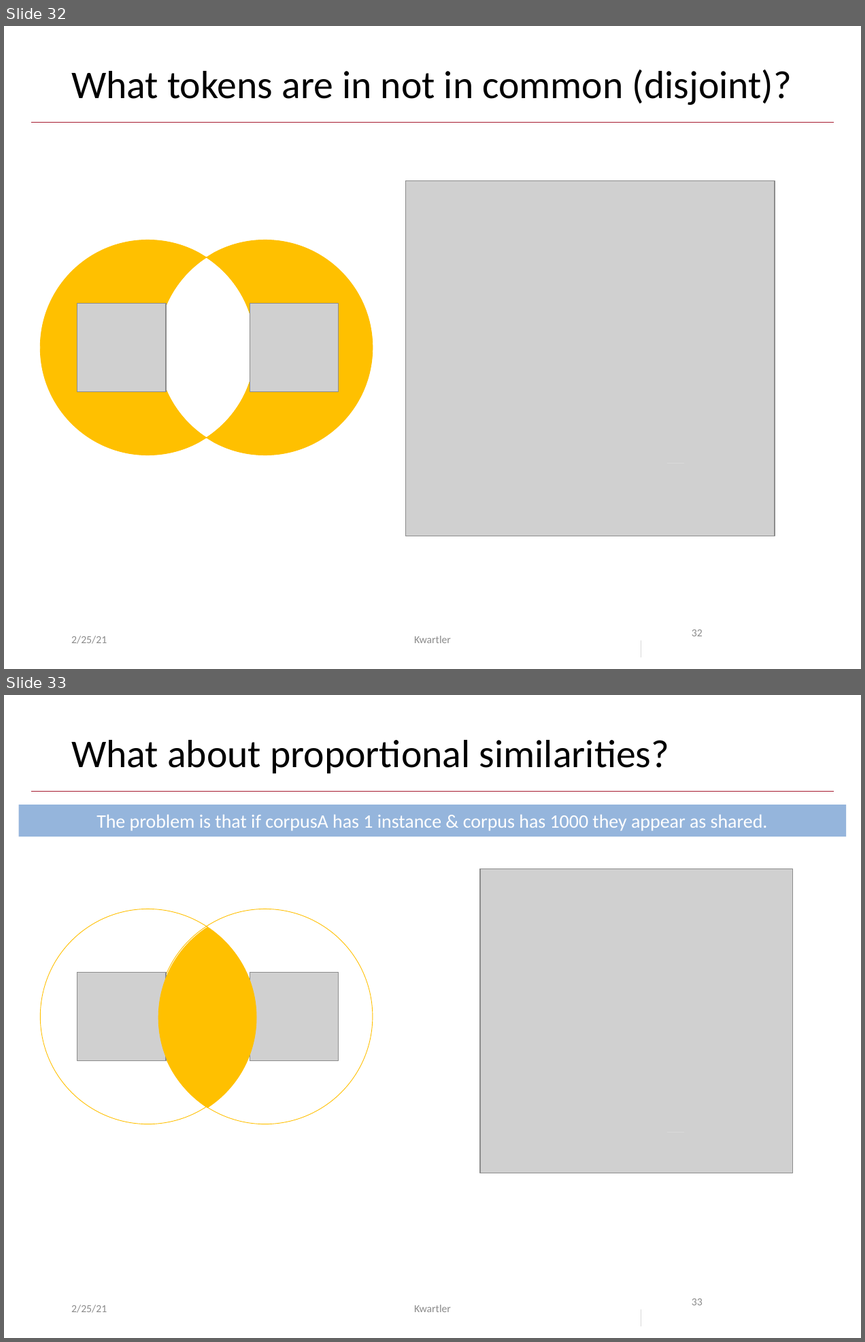
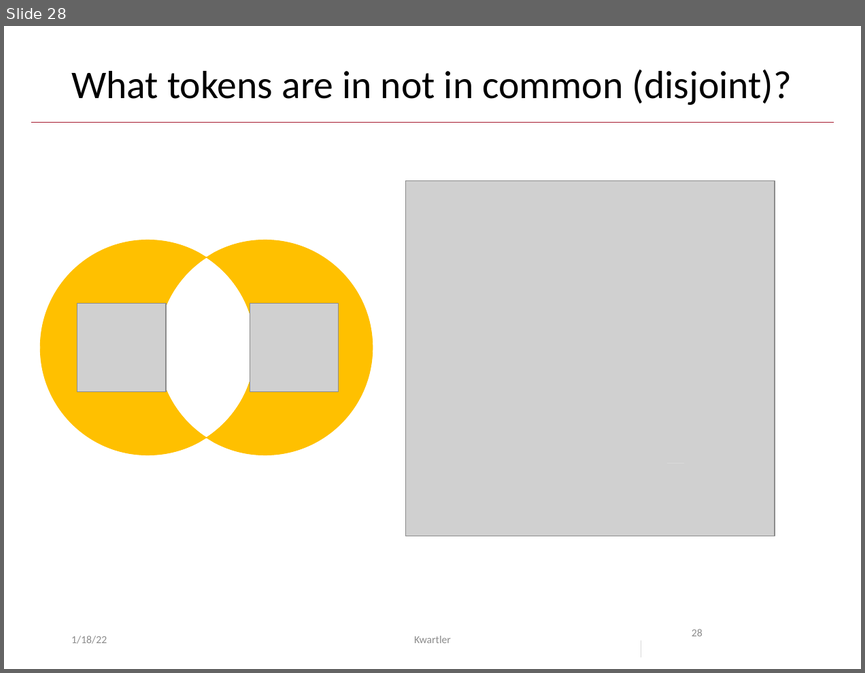
Before and after one commit to kwartler/Hult_NLP_student_intensive, a slide deck: lessons/class2/Class2E_wordclouds.pptx. Shown one above the other, each under a label of ours: slides 32 and 33 before the commit, slide 28 after it. The pictures are 865x1342 and 865x673 pixels, drawn with LibreOffice and Linux fonts; fonts in the diff are those of the drawing; grey boxes stand for pictures. Boxes give left, top, right and bottom in pixels: in the first picture for what was removed or moved away, otherwise in the second. Text is boxed around its words. In the diff, an @@ line names an element or a change of style, - is before the commit and + after.

```diff
--- a/lessons/class2/Class2E_wordclouds.pptx
+++ b/lessons/class2/Class2E_wordclouds.pptx
@@ slide 33 removed at (4, 695, 861, 1338), background #FFFFFF; not listed: 1 template element that a slide beside it also shows @@
@@ title removed at (71, 740, 669, 774) @@
-What about proportional similarities?
@@ rectangle removed at (18, 804, 847, 836) @@
-The problem is that if corpusA has 1 instance & corpus has 1000 they appear as shared.
@@ picture removed at (481, 869, 793, 1173) @@
@@ ellipse removed at (40, 909, 255, 1124) @@
@@ ellipse removed at (158, 909, 373, 1124) @@
@@ freeform shape removed at (158, 927, 256, 1107) @@
@@ picture removed at (77, 972, 166, 1060) @@
@@ picture removed at (250, 972, 338, 1060) @@
@@ line removed from (667, 1132) to (684, 1132) @@
@@ text removed at (71, 1304, 107, 1312) @@
-2/25/21
@@ text removed at (414, 1304, 451, 1312) @@
-Kwartler
@@ page number removed at (691, 1298, 702, 1305) @@
-33
@@ line removed from (640, 1308) to (640, 1325) @@
@@ what was slide 32 is now slide 28 @@
@@ slide 28 changed as well @@
@@ text at (71, 635, 107, 643): text changed @@
-2/25/21
+1/18/22
@@ page number at (691, 628, 702, 636): text changed @@
-32
+28
```
Also in this commit, not shown: 26 other slides changed, 2 slides added, 6 other slides removed, 8 other files.
